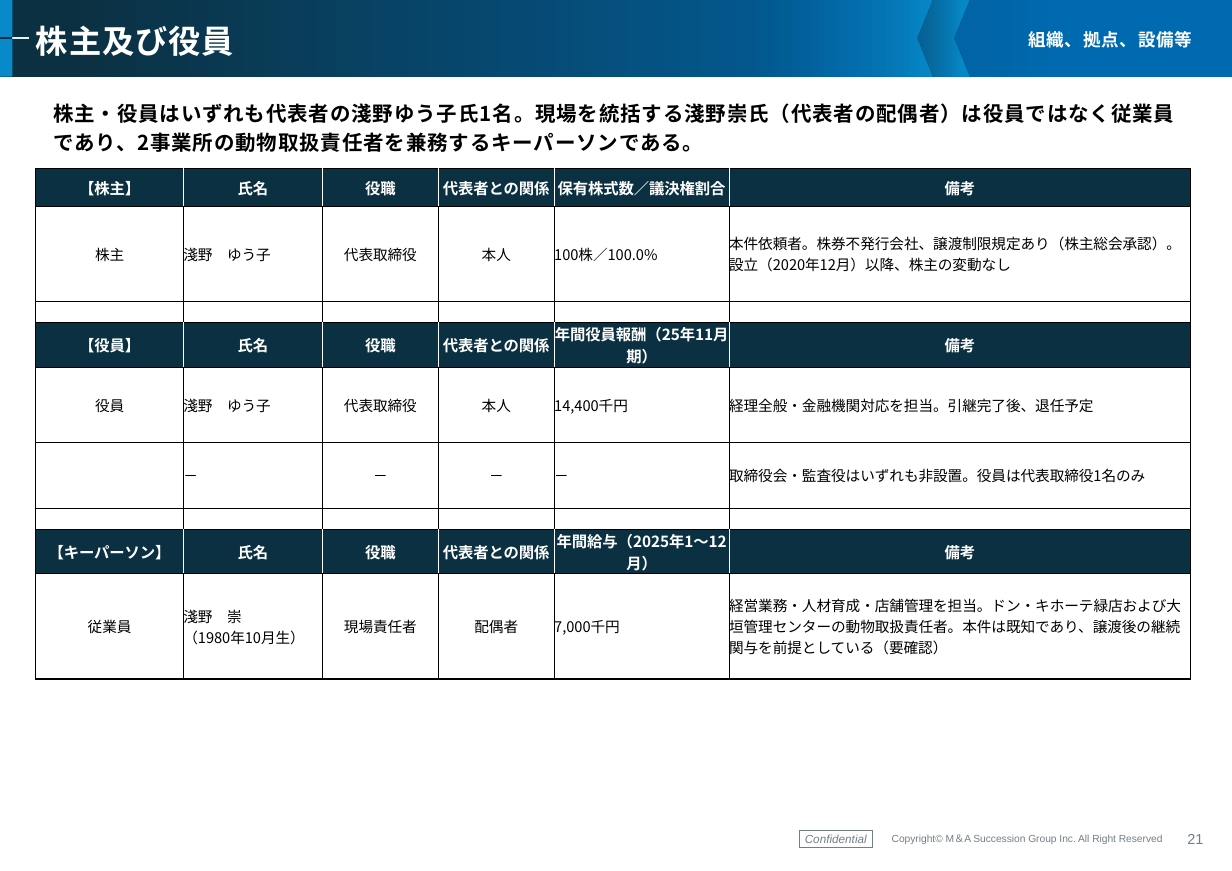
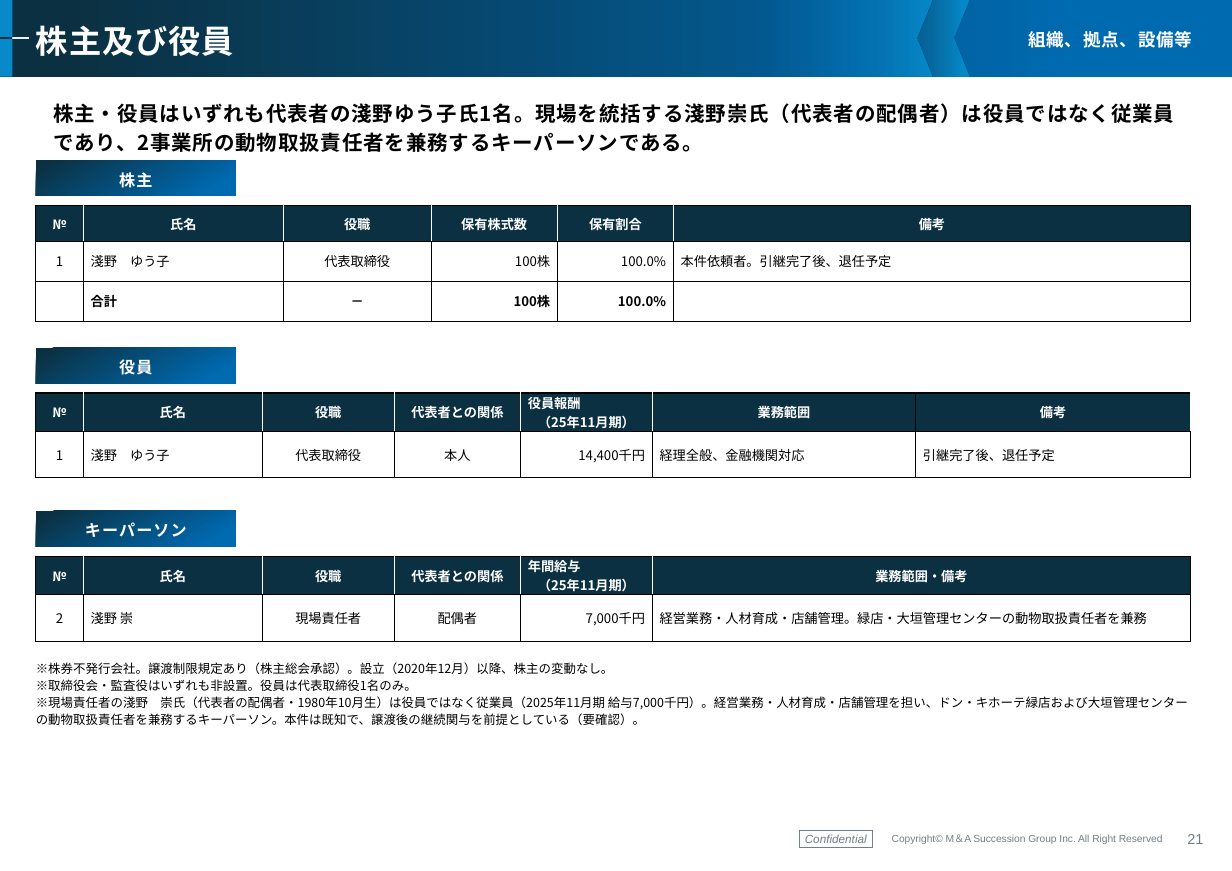
Before and after one commit to keisuketagaito/github-1st, a slide deck: slide 22 of LUXAS株式会社/企業概要書_LUXAS株式会社_20260923.pptx. Drawn at 1232x871 pixels with LibreOffice and Linux fonts; fonts in the diff are those of the drawing; background and template pictures are left out. Boxes give left, top, right and bottom in pixels: in the first picture for what was removed or moved away, otherwise in the second. Text is boxed around its words. In the diff, an @@ line names an element or a change of style, - is before the commit and + after.

```diff
--- a/LUXAS株式会社/企業概要書_LUXAS株式会社_20260923.pptx
+++ b/LUXAS株式会社/企業概要書_LUXAS株式会社_20260923.pptx
@@ rectangle added at (36,160,236,196), fill gradient #0B3041 to #006AB1, 11 pt, text #FFFFFF, bold @@
+株主
@@ table added at (36,206,1191,321), 3 rows, 6 columns @@
+№ | 氏名 | 役職 | 保有株式数 | 保有割合 | 備考
+1 | 淺野 ゆう子 | 代表取締役 | 100株 | 100.0% | 本件依頼者。引継完了後、退任予定
+ | 合計 | － | 100株 | 100.0% | 
@@ rectangle added at (36,348,236,384), fill gradient #0B3041 to #006AB1, 11 pt, text #FFFFFF, bold @@
+役員
@@ table at (36,393,1191,628) @@
-【株主】 | 氏名 | 役職 | 代表者との関係 | 保有株式数／議決権割合 | 備考
-株主 | 淺野 ゆう子 | 代表取締役 | 本人 | 100株／100.0% | 本件依頼者。株券不発行会社、譲渡制限規定あり（株主総会承認）。設立（2020年12月）以降、株主の変動なし
- |  |  |  |  | 
-【役員】 | 氏名 | 役職 | 代表者との関係 | 年間役員報酬（25年11月期） | 備考
-役員 | 淺野 ゆう子 | 代表取締役 | 本人 | 14,400千円 | 経理全般・金融機関対応を担当。引継完了後、退任予定
- | － | － | － | － | 取締役会・監査役はいずれも非設置。役員は代表取締役1名のみ
- |  |  |  |  | 
-【キーパーソン】 | 氏名 | 役職 | 代表者との関係 | 年間給与（2025年1〜12月） | 備考
-従業員 | 淺野 崇 （1980年10月生） | 現場責任者 | 配偶者 | 7,000千円 | 経営業務・人材育成・店舗管理を担当。ドン・キホーテ緑店および大垣管理センターの動物取扱責任者。本件は既知であり、譲渡後の継続関与を前提としている（要確認）
+№ | 氏名 | 役職 | 代表者との関係 | 役員報酬 （25年11月期） | 業務範囲 | 備考
+1 | 淺野 ゆう子 | 代表取締役 | 本人 | 14,400千円 | 経理全般、金融機関対応 | 引継完了後、退任予定
@@ table: place and size @@
-table at (36,169,1191,666)
+table at (36,393,1191,628)
@@ rectangle added at (36,511,236,547), fill gradient #0B3041 to #006AB1, 11 pt, text #FFFFFF, bold @@
+キーパーソン
@@ table added at (36,556,1191,729), 2 rows, 6 columns @@
+№ | 氏名 | 役職 | 代表者との関係 | 年間給与 （25年11月期） | 業務範囲・備考
+2 | 淺野 崇 | 現場責任者 | 配偶者 | 7,000千円 | 経営業務・人材育成・店舗管理。緑店・大垣管理センターの動物取扱責任者を兼務
@@ text added at (36,662,1188,725), 8.5 pt, text #000000 @@
+※株券不発行会社。譲渡制限規定あり（株主総会承認）。設立（2020年12月）以降、株主の変動なし。
+※取締役会・監査役はいずれも非設置。役員は代表取締役1名のみ。
+※現場責任者の淺野 崇氏（代表者の配偶者・1980年10月生）は役員ではなく従業員（2025年11月期 給与7,000千円）。経営業務・人材育成・店舗管理を担い、ドン・キホーテ緑店および大垣管理センターの動物取扱責任者を兼務するキーパーソン。本件は既知で、譲渡後の継続関与を前提としている（要確認）。
```
Also in this commit, not shown: 5 other slides changed, 5 other files.
